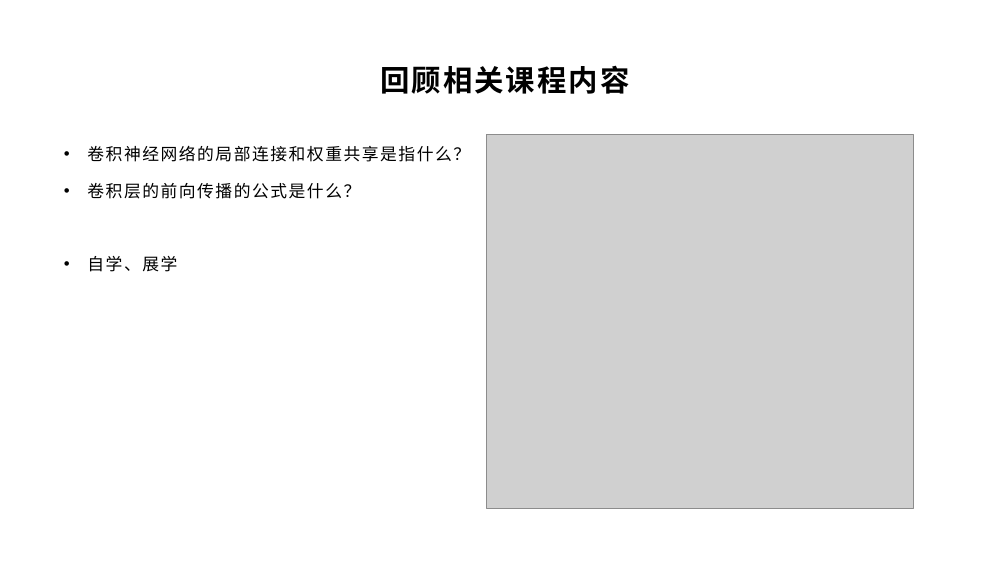
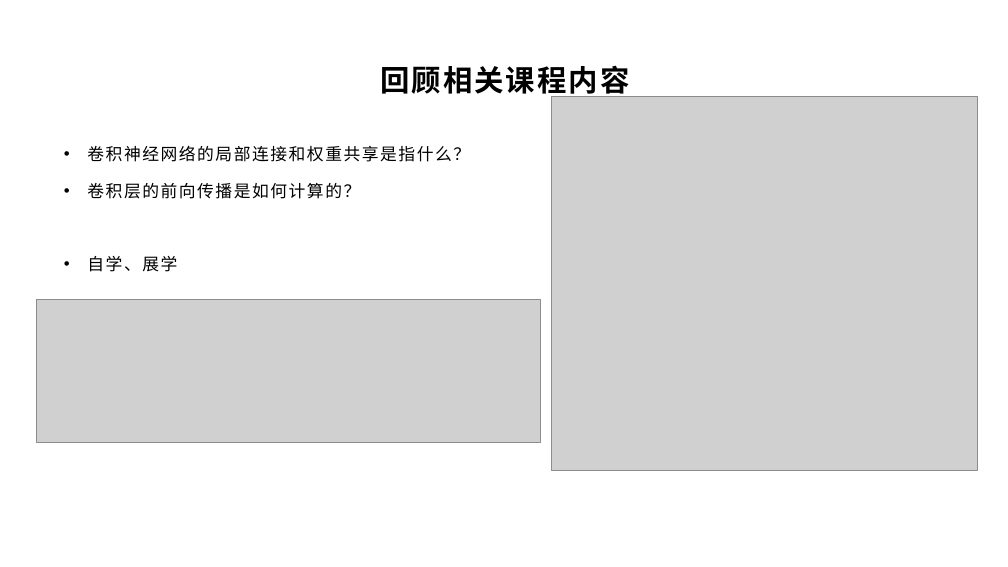
Before and after one commit to yyc-git/DeepLearningEdu, a slide deck: slide 4 of lessons/10_conv_layer_backward/ppt/卷积层的后向传播推导.pptx. Drawn at 1008x567 pixels with LibreOffice and Linux fonts; fonts in the diff are those of the drawing; grey boxes stand for pictures; background and template pictures are left out. Boxes give left, top, right and bottom in pixels: in the first picture for what was removed or moved away, otherwise in the second. Text is boxed around its words. In the diff, an @@ line names an element or a change of style, - is before the commit and + after.

```diff
--- a/lessons/10_conv_layer_backward/ppt/卷积层的后向传播推导.pptx
+++ b/lessons/10_conv_layer_backward/ppt/卷积层的后向传播推导.pptx
@@ picture moved from (x1=487, y1=135, x2=913, y2=508) to (x1=552, y1=97, x2=979, y2=470) @@
@@ text at (x1=87, y1=183, x2=360, y2=199): text changed @@
-• 卷积层的前向传播的公式是什么？
+• 卷积层的前向传播是如何计算的？
@@ picture added at (x1=36, y1=299, x2=541, y2=442) @@
```
Also in this commit, not shown: 8 other slides changed, 1 slide added, 1 other file.
